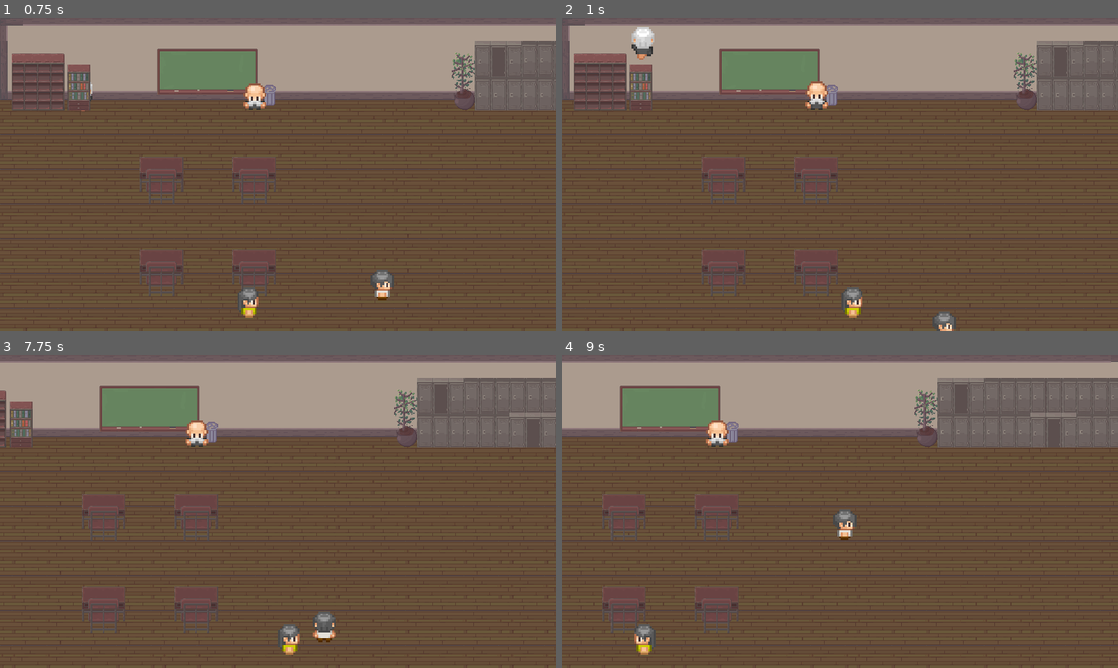
Above: before the commit, frames 1-4 (two rows, left to right).
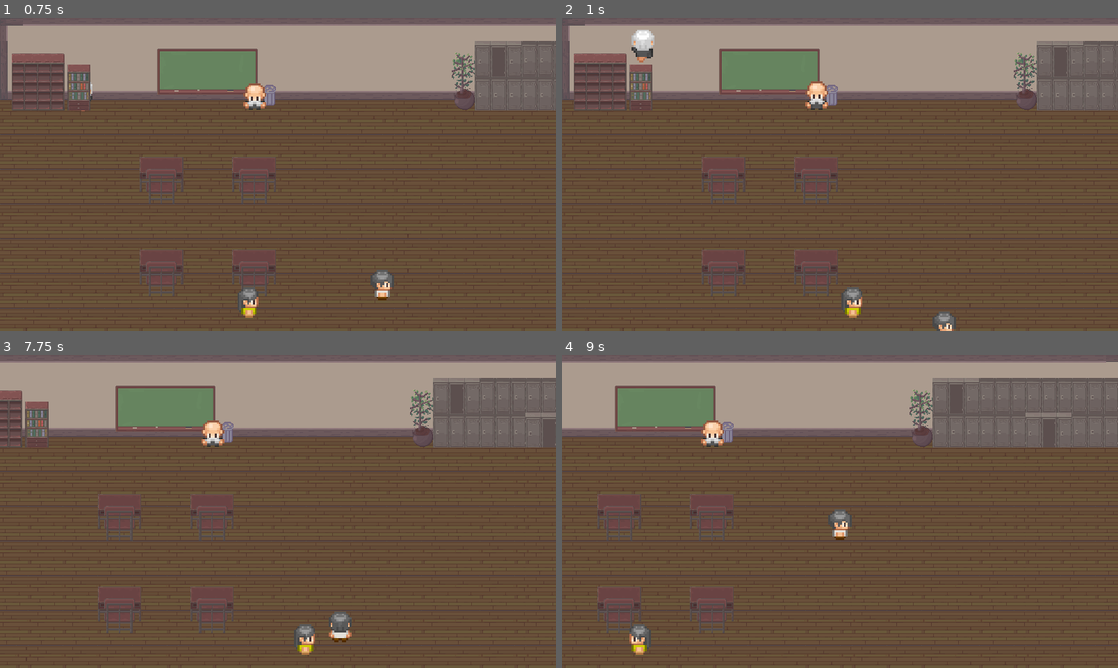
Above: after the commit, the same moments.

Repository: louis-uwie/GameOutput1_TileMovement
Game: Godot game, scene res://scenes/components/world.tscn
Two runs of this game, one before a commit and one after it. Both use one fixed random seed, a clock stepped at 60 frames per second and the inputs below.
Inputs:
- Up to frame 1 (0.75 s): hold Up (ui_up) from 0.53 s (still down)
- Up to frame 2 (1 s): keep holding Up (ui_up)
- Up to frame 3 (7.75 s): release Up (ui_up) at 2.03 s; hold Left (ui_left) 2.03-3.53 s; hold Down (ui_down) 3.53-4.28 s; hold Right (ui_right) 4.28-5.03 s; hold Up (ui_up) 5.03-5.78 s; hold Right (ui_right) from 5.78 s (still down)
- Up to frame 4 (9 s): release Right (ui_right) at 8.03 s; hold Down (ui_down) 8.03-8.78 s; hold Left (ui_left) from 8.78 s (still down)

Frame 1 is identical in both runs. In frame 2, 0.2% of the frame differs, in the area x 12-17%, y 2-15%; in frame 3, 6.3%, in the area x 0-100%, y 7-100%; in frame 4, 3.6%.

Commit message:
Area2D Features
Added Teleport.

TODO: Wall Collisions

Diff:
--- a/assets/scripts/player.gd
+++ b/assets/scripts/player.gd
@@ -2,13 +2,14 @@
 
 var player_speed = 200
 var player_velocity = Vector2()
+
 var goal_position = Vector2()
 var last_direction = ""
-
-
+var tp_here = Vector2(816,416)
 
 var is_moving = false
 @onready var animation = $AnimatedSprite2D
+
 
 func _ready():
 	animation.play("idle")
@@ -23,8 +24,6 @@
 		# Update player position based on input and speed
 		var new_position = get_position() + player_velocity * player_speed * delta
 		set_position(new_position)
-
-		print(goal_position)
 
 		var distance = sqrt((new_position.x - goal_position.x)**2 + (new_position.y - goal_position.y)**2)
 
@@ -70,4 +69,18 @@
 			elif last_direction == "up":
 				animation.play("idle_up")
 			elif last_direction == "down":
-				animation.play("idle_down")
+				animation.play("idle_wdown")
+
+
+func _on_area_2d_body_entered(body):
+	print("entered")
+	set_position(tp_here)
+	is_moving = false
+	pass # Replace with function body.
+
+
+func _on_north_wall_body_entered(body):
+	print("entered")
+	player_velocity = Vector2()
+	is_moving = false
+	pass # Replace with function body.
--- /dev/null
+++ b/scenes/components/Area2D2.gd
@@ -0,0 +1,20 @@
+extends Area2D
+
+var player
+
+const new_position = Vector2(816, 416)
+
+func _ready():
+	print(get_tree().get_nodes_in_group("player"))
+
+	player = get_node("player")
+	if player:
+		print("Player node found:", player)
+	else:
+		print("Player node not found.")
+
+func _on_body_shape_entered(body_rid, body, body_shape_index, local_shape_index):
+	if body.is_in_group("player"):
+		body.set_position(new_position)
+	else:
+		print("Another body entered the area.")
--- a/scenes/components/player.tscn
+++ b/scenes/components/player.tscn
@@ -246,6 +246,8 @@
 size = Vector2(32, 32)
 
 [node name="Player" type="CharacterBody2D"]
+collision_layer = 3
+collision_mask = 3
 script = ExtResource("1_l87rg")
 
 [node name="AnimatedSprite2D" type="AnimatedSprite2D" parent="."]
--- a/scenes/components/world.tscn
+++ b/scenes/components/world.tscn
@@ -1,11 +1,18 @@
-[gd_scene load_steps=7 format=3 uid="uid://bi8r6v11di14k"]
+[gd_scene load_steps=10 format=3 uid="uid://bi8r6v11di14k"]
 
 [ext_resource type="PackedScene" uid="uid://53kircyhs17o" path="res://scenes/components/player.tscn" id="1_2y7nl"]
 [ext_resource type="PackedScene" uid="uid://bklmrj7i1rh0y" path="res://scenes/components/clsmt_m_black.tscn" id="3_2ueh8"]
 [ext_resource type="PackedScene" uid="uid://bu480bu0ibfhk" path="res://scenes/components/game_map.tscn" id="3_qw1n8"]
 [ext_resource type="PackedScene" uid="uid://3lggs2xdvbwj" path="res://scenes/components/clsmt_m_cyan.tscn" id="4_k6jw5"]
+[ext_resource type="Script" path="res://scenes/components/Area2D2.gd" id="4_vfxu6"]
 [ext_resource type="PackedScene" uid="uid://cketwp04i01sf" path="res://scenes/components/clsmt_f_black.tscn" id="5_3l477"]
 [ext_resource type="PackedScene" uid="uid://uf6s1h5pcnr7" path="res://scenes/components/clsmt_m_bald.tscn" id="6_wx18t"]
+
+[sub_resource type="RectangleShape2D" id="RectangleShape2D_2m6hi"]
+size = Vector2(79, 44)
+
+[sub_resource type="RectangleShape2D" id="RectangleShape2D_ad3v4"]
+size = Vector2(931, 148)
 
 [node name="World" type="Node2D"]
 
@@ -23,6 +30,20 @@
 
 [node name="game_map" parent="." instance=ExtResource("3_qw1n8")]
 
+[node name="Area2D" type="Area2D" parent="game_map"]
+script = ExtResource("4_vfxu6")
+
+[node name="CollisionShape2D" type="CollisionShape2D" parent="game_map/Area2D"]
+position = Vector2(600, 364)
+shape = SubResource("RectangleShape2D_2m6hi")
+
+[node name="NorthWall" type="Area2D" parent="game_map"]
+
+[node name="CollisionShape2DNorht" type="CollisionShape2D" parent="game_map/NorthWall"]
+position = Vector2(222.5, -201)
+shape = SubResource("RectangleShape2D_ad3v4")
+debug_color = Color(0.352941, 0.533333, 0.827451, 0.419608)
+
 [node name="clsmt_m_cyan" parent="." instance=ExtResource("4_k6jw5")]
 position = Vector2(48, 656)
 
@@ -31,3 +52,6 @@
 
 [node name="clsmt_m_bald" parent="." instance=ExtResource("6_wx18t")]
 position = Vector2(240, 112)
+
+[connection signal="body_entered" from="game_map/Area2D" to="Player" method="_on_area_2d_body_entered"]
+[connection signal="body_entered" from="game_map/NorthWall" to="Player" method="_on_north_wall_body_entered"]
